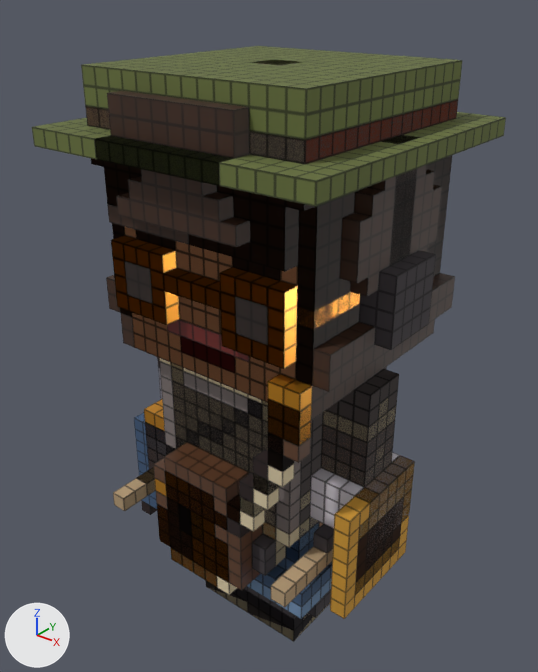
Renders of the glTF model game/assets/chars/parts/parts_broad.glb from each side of a commit.
Camera for both pictures: a 50 mm lens placed at (1.26, -1.61, 2.0), pointed at (-0.08, 0.07, 0.97). Lighting does not change. The marker at lower left points along +X, +Y and +Z. The older version comes first.

In view in the first picture: 'bass', 'glasses_round', 'glasses_tinted', 'guitar', 'hair_bob', 'hair_curly', 'hair_long', 'hair_quiff', 'hat_bucket', 'headphones', 'top_bomber', 'vinyl' and 44 more.
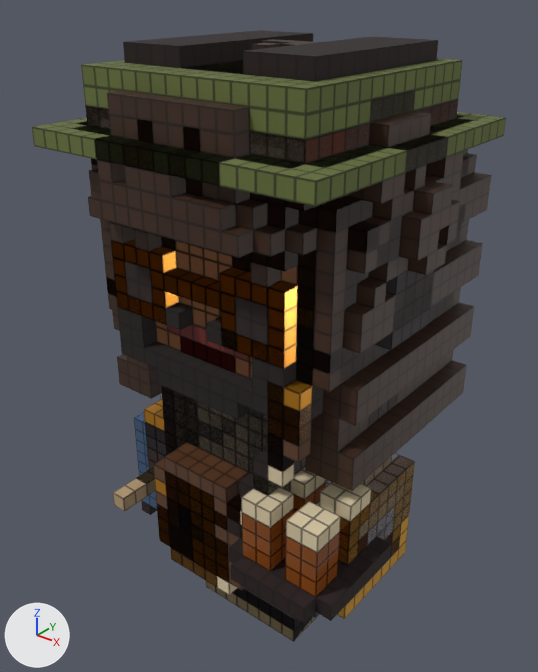
Not visible in the pictures: 'beer_left'.

Boxes (x1, y1, x2, y2) around the edits, measured in the pictures (538 x 672 px):
'hair_afro', added: after (88, 39, 466, 330)
'hair_wavy', added: after (91, 149, 491, 491)
'tray', added: after (229, 467, 392, 623)
    faces in mat_tray__stoolblack: (229, 531, 392, 623)
    faces in mat_tray_3__cream: (241, 467, 371, 553)
    faces in mat_tray_2__bottleamber: (242, 483, 370, 597)
'hat_fedora', added: after (73, 30, 473, 168)
'beard', added: after (116, 291, 323, 421)
'hair_shaggy', added (mostly hidden): after (86, 100, 469, 374)
'vest', added (mostly hidden): after (161, 385, 301, 490)
'hair_curly', unchanged, covered by the edit: before (116, 164, 442, 301); after (186, 179, 367, 282)
'top_bomber', unchanged, covered by the edit: before (159, 358, 397, 548); after (161, 386, 398, 491)
'hair_bob', unchanged, covered by the edit: before (104, 157, 455, 392); after (106, 196, 452, 392)
'headphones', unchanged, covered by the edit: before (359, 135, 436, 350); after (374, 270, 434, 350)

What changed in the scene script:
```text
Add mat_vest__stoolblack:
    mat_vest__stoolblack = bpy.data.materials.new('vest__StoolBlack')
    # colours: black #231211
    # uses the picture img_bc_seam
Add mat_vest_2__charcoal:
    mat_vest_2__charcoal = bpy.data.materials.new('vest_2__Charcoal')
    # colours: dark grey #423c40
    # uses the picture img_bc_seam
Add mat_tray_2__bottleamber:
    mat_tray_2__bottleamber = bpy.data.materials.new('tray_2__BottleAmber')
    # colours: brown #8e4d1b
    # uses the picture img_bc_seam
Add mat_tray__stoolblack:
    mat_tray__stoolblack = bpy.data.materials.new('tray__StoolBlack')
    # colours: black #231211
    # uses the picture img_bc_seam
Add mat_tray_3__cream:
    mat_tray_3__cream = bpy.data.materials.new('tray_3__Cream')
    # colours: beige #e0cfab
    # uses the picture img_bc_seam
Add mat_hat_fedora_2__charcoal:
    mat_hat_fedora_2__charcoal = bpy.data.materials.new('hat_fedora_2__Charcoal')
    # colours: dark grey #423c40
    # uses the picture img_bc_seam
Add mat_hat_fedora__stoolblack:
    mat_hat_fedora__stoolblack = bpy.data.materials.new('hat_fedora__StoolBlack')
    # colours: black #231211
    # uses the picture img_bc_seam
Add mat_beer_left_2__cream:
    mat_beer_left_2__cream = bpy.data.materials.new('beer_left_2__Cream')
    # colours: beige #e0cfab
    # uses the picture img_bc_seam
Add mat_beer_left__bottleamber:
    mat_beer_left__bottleamber = bpy.data.materials.new('beer_left__BottleAmber')
    # colours: brown #8e4d1b
    # uses the picture img_bc_seam
Add mat_beard__hairblack:
    mat_beard__hairblack = bpy.data.materials.new('beard__HairBlack')
    # colours: black #1f1717
    # uses the picture img_bc_seam
Add ob_vest:
    ob_vest = bpy.data.objects.new('vest', me_vest)  # 44 vertices, 64 faces; spans x -0.25..0.25, y -0.3..0.25, z 0.45..1.0
    ob_vest.location = (0.0, 0.0, 0.0)
Add ob_tray:
    ob_tray = bpy.data.objects.new('tray', me_tray)  # 72 vertices, 118 faces; spans x 0.15..0.5, y -0.45..-0.05, z 0.5..0.75
    ob_tray.location = (0.0, 0.0, 0.0)
Add ob_hat_fedora:
    ob_hat_fedora = bpy.data.objects.new('hat_fedora', me_hat_fedora)  # 52 vertices, 76 faces; spans x -0.4..0.4, y -0.4..0.4, z 1.6..1.85
    ob_hat_fedora.location = (0.0, 0.0, 0.0)
Add ob_hair_wavy:
    ob_hair_wavy = bpy.data.objects.new('hair_wavy', me_hair_wavy)  # 181 vertices, 270 faces; spans x -0.45..0.45, y -0.35..0.45, z 0.8..1.7
    ob_hair_wavy.location = (0.0, 0.0, 0.0)
Add ob_hair_shaggy:
    ob_hair_shaggy = bpy.data.objects.new('hair_shaggy', me_hair_shaggy)  # 186 vertices, 292 faces; spans x -0.4..0.4, y -0.35..0.4, z 1.05..1.75
    ob_hair_shaggy.location = (0.0, 0.0, 0.0)
Add ob_hair_afro:
    ob_hair_afro = bpy.data.objects.new('hair_afro', me_hair_afro)  # 1005 vertices, 1650 faces; spans x -0.5..0.5, y -0.45..0.5, z 1.2..1.85
    ob_hair_afro.location = (0.0, 0.0, 0.0)
Add ob_beer_left:
    ob_beer_left = bpy.data.objects.new('beer_left', me_beer_left)  # 12 vertices, 20 faces; spans x 0.25..0.35, y -0.2..-0.1, z 0.45..0.65
    ob_beer_left.location = (0.0, 0.0, 0.0)
Add ob_beard:
    ob_beard = bpy.data.objects.new('beard', me_beard)  # 62 vertices, 92 faces; spans x -0.35..0.35, y -0.35..-0.1, z 0.95..1.25
    ob_beard.location = (0.0, 0.0, 0.0)
```
